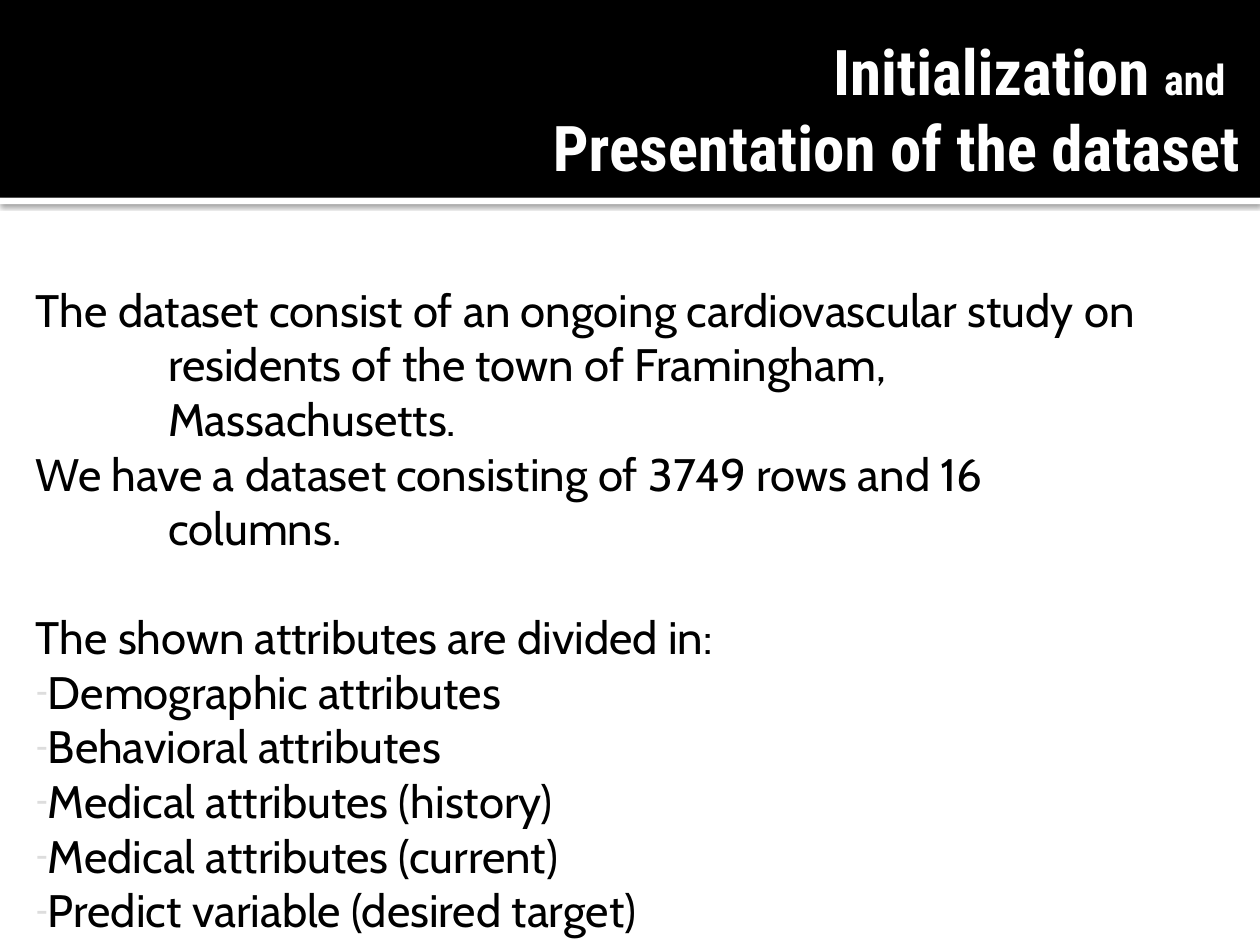
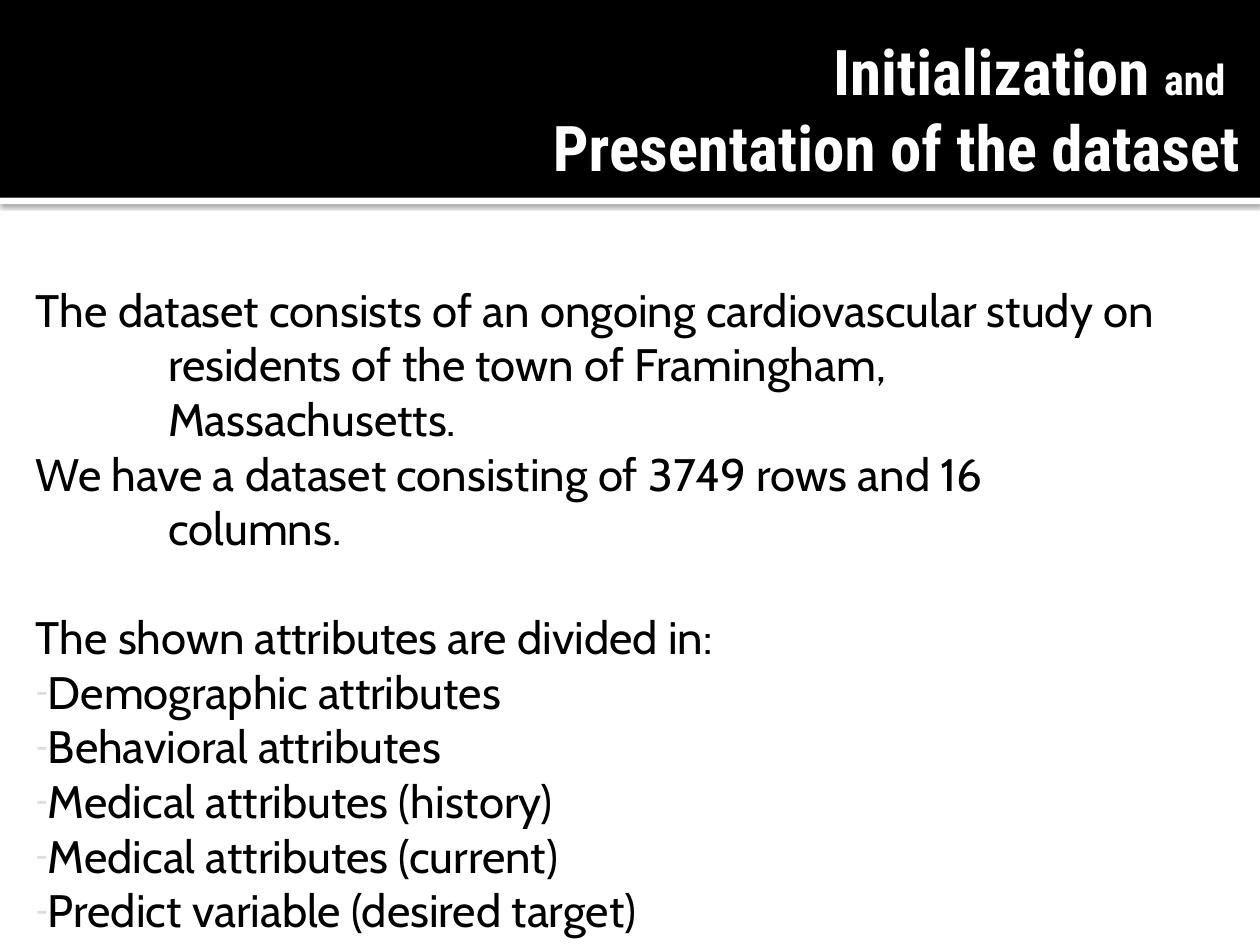
Before and after one commit to TarazGr/FDS-Final, a slide deck: slide 4 of Prova.pptx. Drawn at 1260x945 pixels with LibreOffice and Linux fonts; fonts in the diff are those of the drawing. Boxes give left, top, right and bottom in pixels: in the first picture for what was removed or moved away, otherwise in the second. Text is boxed around its words. In the diff, an @@ line names an element or a change of style, - is before the commit and + after.

```diff
--- a/Prova.pptx
+++ b/Prova.pptx
@@ text at bbox=[36, 293, 1153, 437]: text changed @@
-The dataset consist of an ongoing cardiovascular study on residents of the town of Framingham, Massachusetts.
+The dataset consists of an ongoing cardiovascular study on residents of the town of Framingham, Massachusetts.
```
